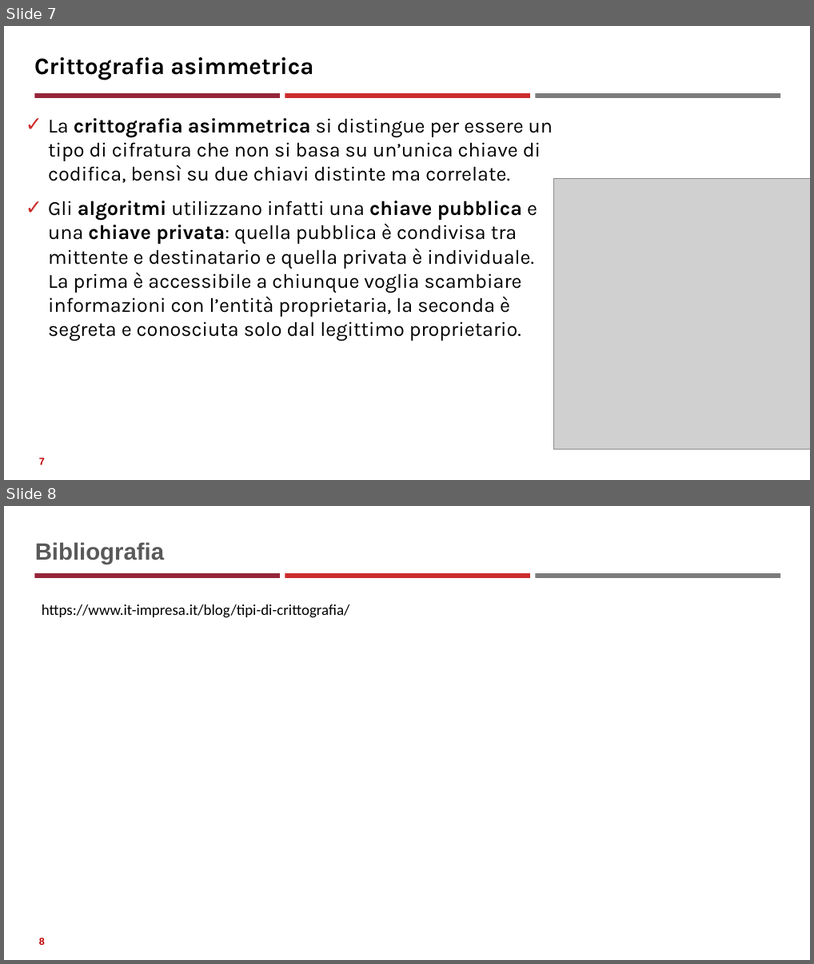
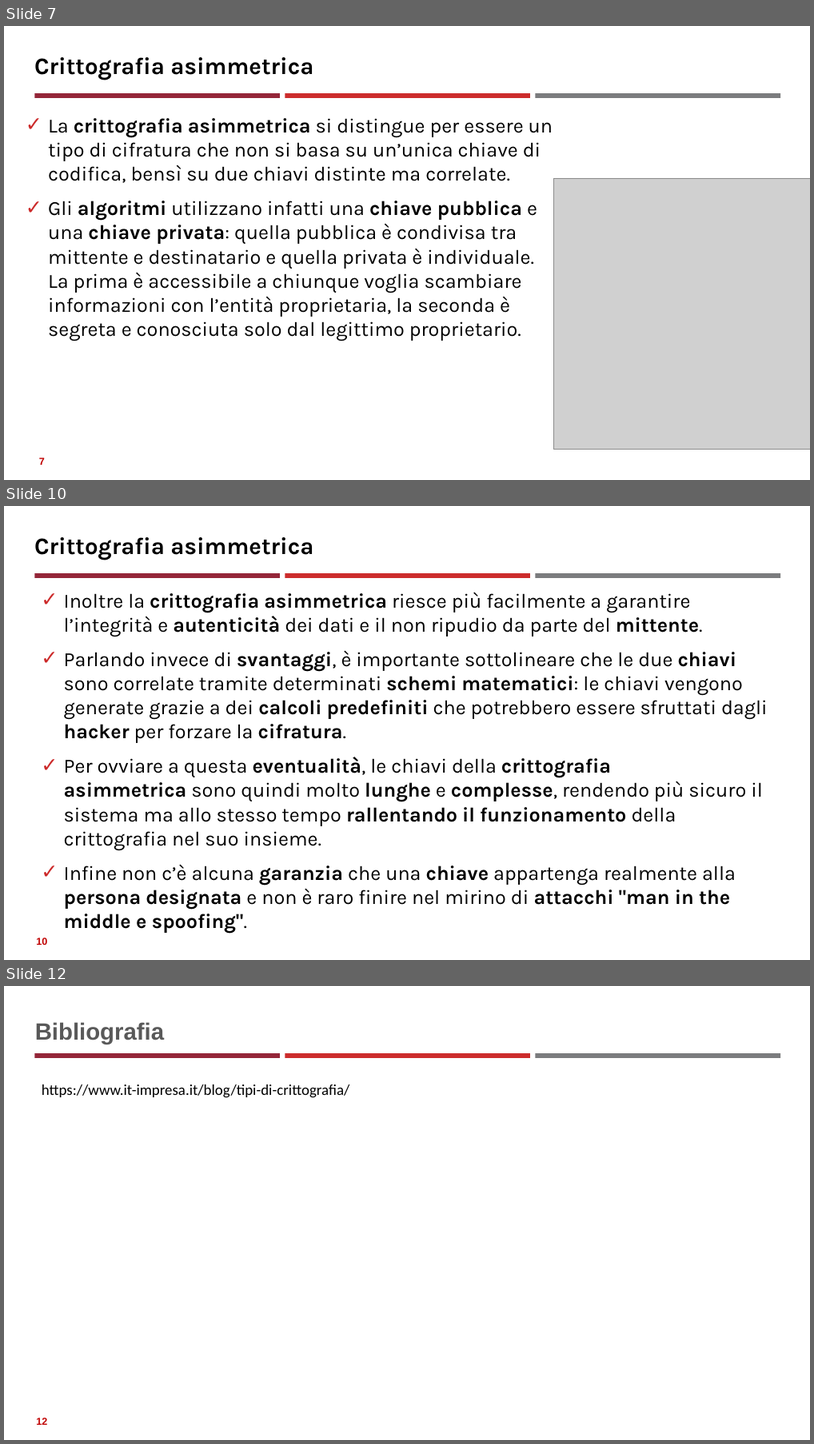
Before and after one commit to neural1977/data_science_interview_material, a slide deck: Assicurazioni/Tecniche crittografiche_ita.pptx. Shown one above the other, each under a label of ours: slides 7 and 8 before the commit, slides 7, 10 and 12 after it; the slides between them are not shown. The pictures are 814x964 and 814x1444 pixels, drawn with LibreOffice and Linux fonts; fonts in the diff are those of the drawing; grey boxes stand for pictures. Boxes give left, top, right and bottom in pixels: in the first picture for what was removed or moved away, otherwise in the second. Text is boxed around its words. In the diff, an @@ line names an element or a change of style, - is before the commit and + after.

```diff
--- a/Assicurazioni/Tecniche crittografiche_ita.pptx
+++ b/Assicurazioni/Tecniche crittografiche_ita.pptx
@@ slide 10 added at (x1=4, y1=506, x2=810, y2=960), background #FFFFFF; not listed: 3 template elements that a slide beside it also shows @@
@@ title added at (x1=34, y1=537, x2=314, y2=560), 28 pt, text #000000, bold @@
+Crittografia asimmetrica
@@ text added at (x1=64, y1=592, x2=768, y2=933), 24 pt, text #000000 @@
+✓ Inoltre la crittografia asimmetrica riesce più facilmente a garantire l’integrità e autenticità dei dati e il non ripudio da parte del mittente.
+✓ Parlando invece di svantaggi, è importante sottolineare che le due chiavi sono correlate tramite determinati schemi matematici: le chiavi vengono generate grazie a dei calcoli predefiniti che potrebbero essere sfruttati dagli hacker per forzare la cifratura.
+✓ Per ovviare a questa eventualità, le chiavi della crittografia asimmetrica sono quindi molto lunghe e complesse, rendendo più sicuro il sistema ma allo stesso tempo rallentando il funzionamento della crittografia nel suo insieme.
+✓ Infine non c’è alcuna garanzia che una chiave appartenga realmente alla persona designata e non è raro finire nel mirino di attacchi "man in the middle e spoofing".
@@ page number added at (x1=36, y1=937, x2=47, y2=944), 12 pt, text #C00000, bold @@
+10
@@ what was slide 8 is now slide 12 @@
@@ page number at (x1=36, y1=1417, x2=47, y2=1424): text changed @@
-8
+12
```
Also in this commit, not shown: 3 other slides added, 1 other file.
